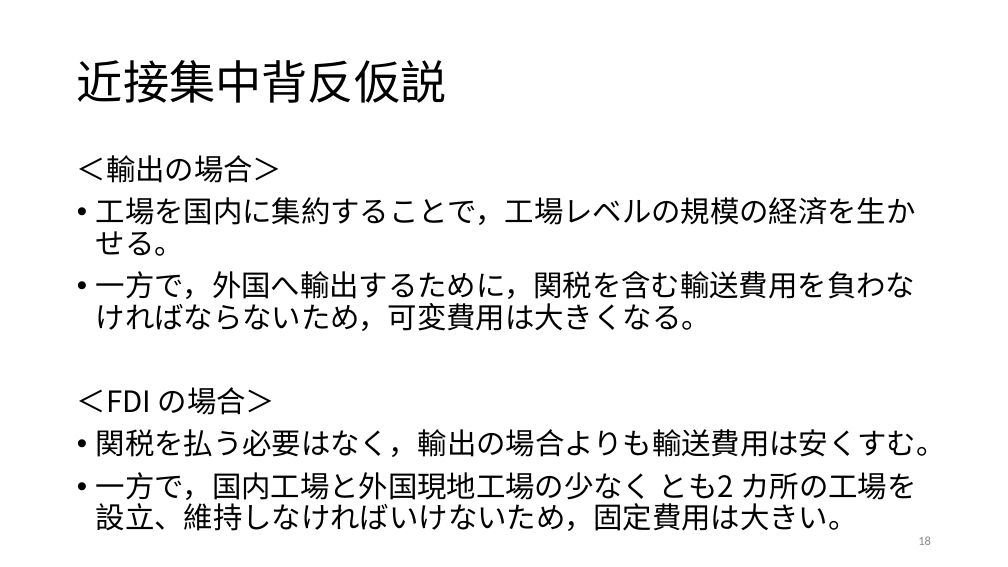
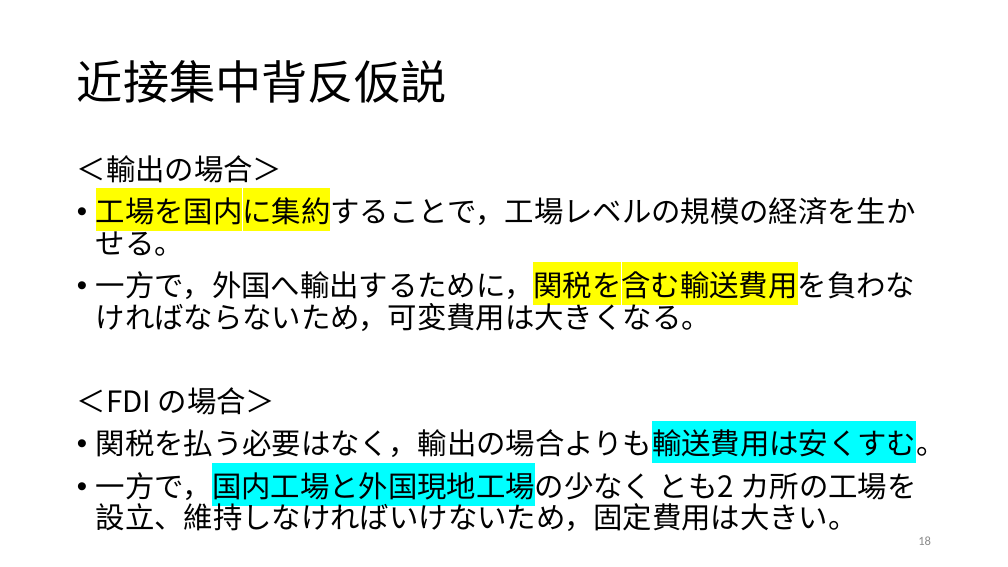
Before and after one commit to ayumu-tanaka/mof, a slide deck: slide 18 of slides/07新・新貿易理論.pptx. Drawn at 1008x567 pixels with LibreOffice and Linux fonts; fonts in the diff are those of the drawing. Boxes give left, top, right and bottom in pixels: in the first picture for what was removed or moved away, otherwise in the second. Text is boxed around its words. In the diff, an @@ line names an element or a change of style, - is before the commit and + after.

```diff
--- a/slides/07新・新貿易理論.pptx
+++ b/slides/07新・新貿易理論.pptx
@@ text at (96,192,946,531): highlight none to #FFFF00 in "工場を国内に集約することで，工場レベルの規模の経済を生かせる。", "一方で，外国へ輸出するために，関税を含む輸送費用を負わなければならないため，可変費用は大きくなる。"; highlight none to #00FFFF in "関税を払う必要はなく，輸出の場合よりも輸送費用は安くすむ。", "一方で，国内工場と外国現地工場の少なく" @@
```
Also in this commit, not shown: 13 other slides changed, 1 other file.
